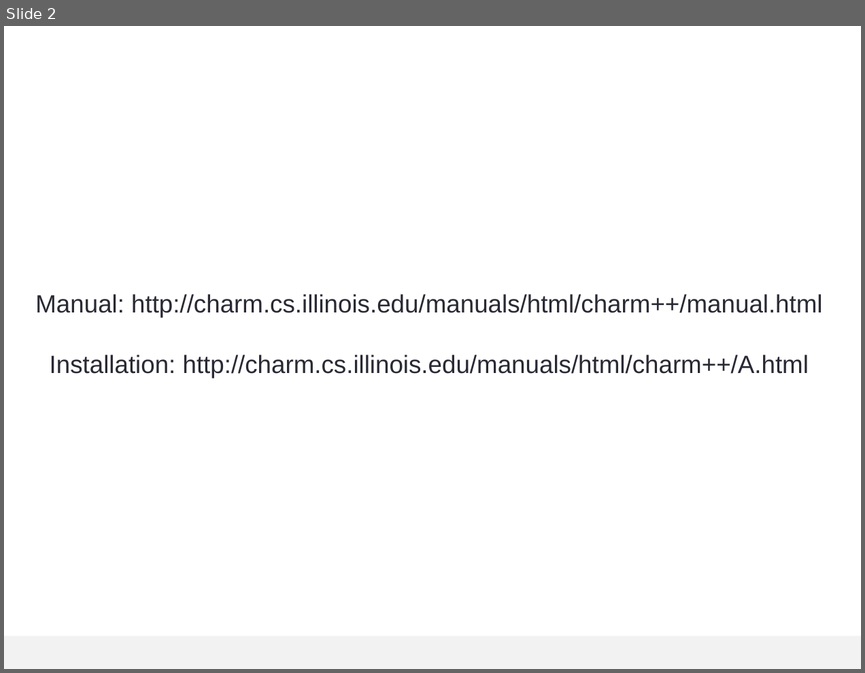
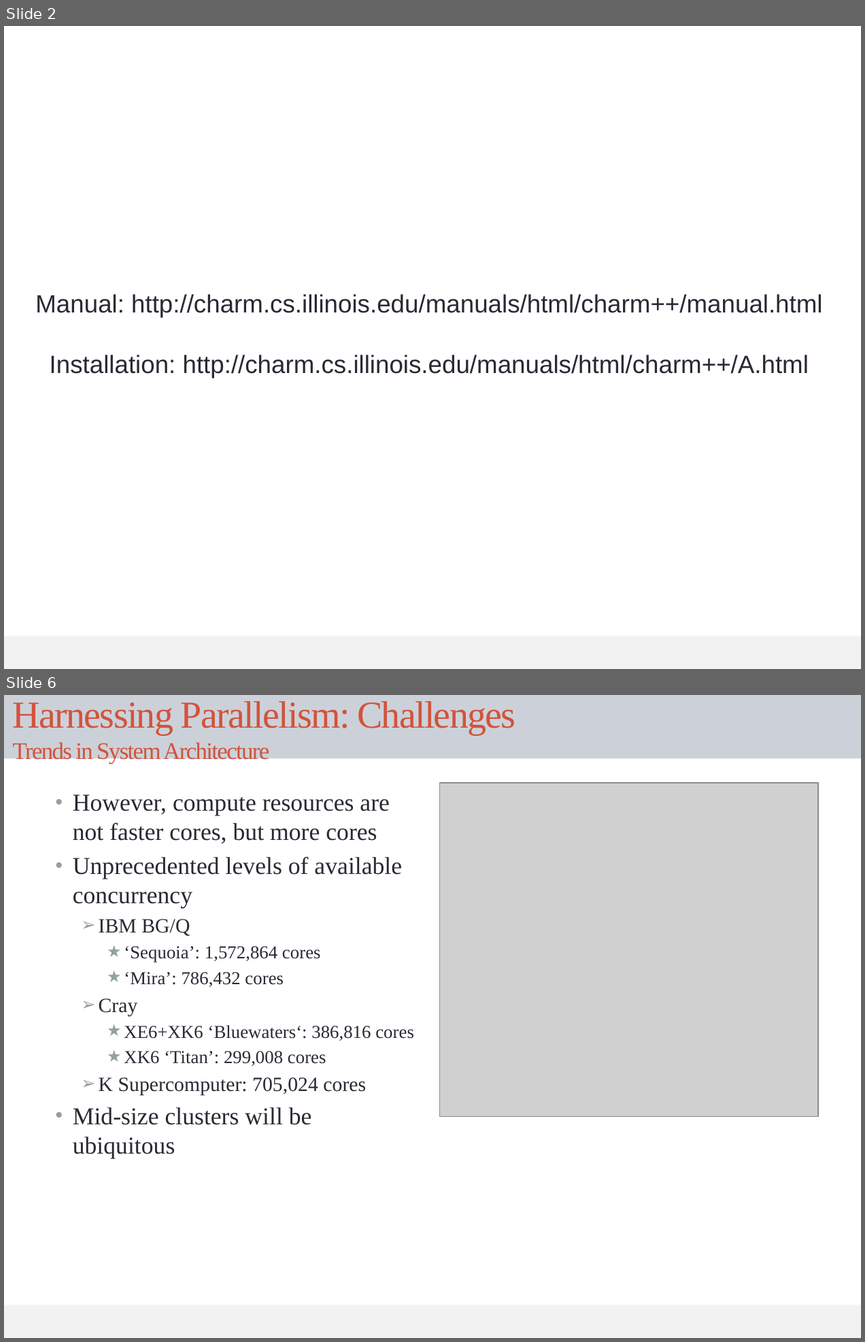
Before and after one commit to UIUC-PPL/charm_tutorial, a slide deck: tutorial.pptx. Shown one above the other, each under a label of ours: slide 2 before the commit, slides 2 and 6 after it; the slides between them are not shown. The pictures are 865x673 and 865x1342 pixels, drawn with LibreOffice and Linux fonts; fonts in the diff are those of the drawing; grey boxes stand for pictures. Boxes give left, top, right and bottom in pixels: in the first picture for what was removed or moved away, otherwise in the second. Text is boxed around its words. In the diff, an @@ line names an element or a change of style, - is before the commit and + after.

```diff
--- a/tutorial.pptx
+++ b/tutorial.pptx
@@ slide 6 added at [4, 695, 861, 1338], background #FFFFFF; not listed: 1 template element that a slide beside it also shows @@
@@ title added at [4, 695, 861, 758], fill #CCD1D9, 32 pt, text #D2533C @@
+Harnessing Parallelism: Challenges
+Trends in System Architecture
@@ text added at [73, 794, 414, 1125], 20.4 pt, text #292934 @@
+• However, compute resources are not faster cores, but more cores
+• Unprecedented levels of available concurrency
+  ➢ IBM BG/Q
+    ★ ‘Sequoia’: 1,572,864 cores
+    ★ ‘Mira’: 786,432 cores
+  ➢ Cray
+    ★ XE6+XK6 ‘Bluewaters‘: 386,816 cores
+    ★ XK6 ‘Titan’: 299,008 cores
+  ➢ K Supercomputer: 705,024 cores
+• Mid-size clusters will be ubiquitous
@@ picture added at [439, 783, 818, 1116] @@
```
Also in this commit, not shown: 33 slides changed, 6 other slides added.
